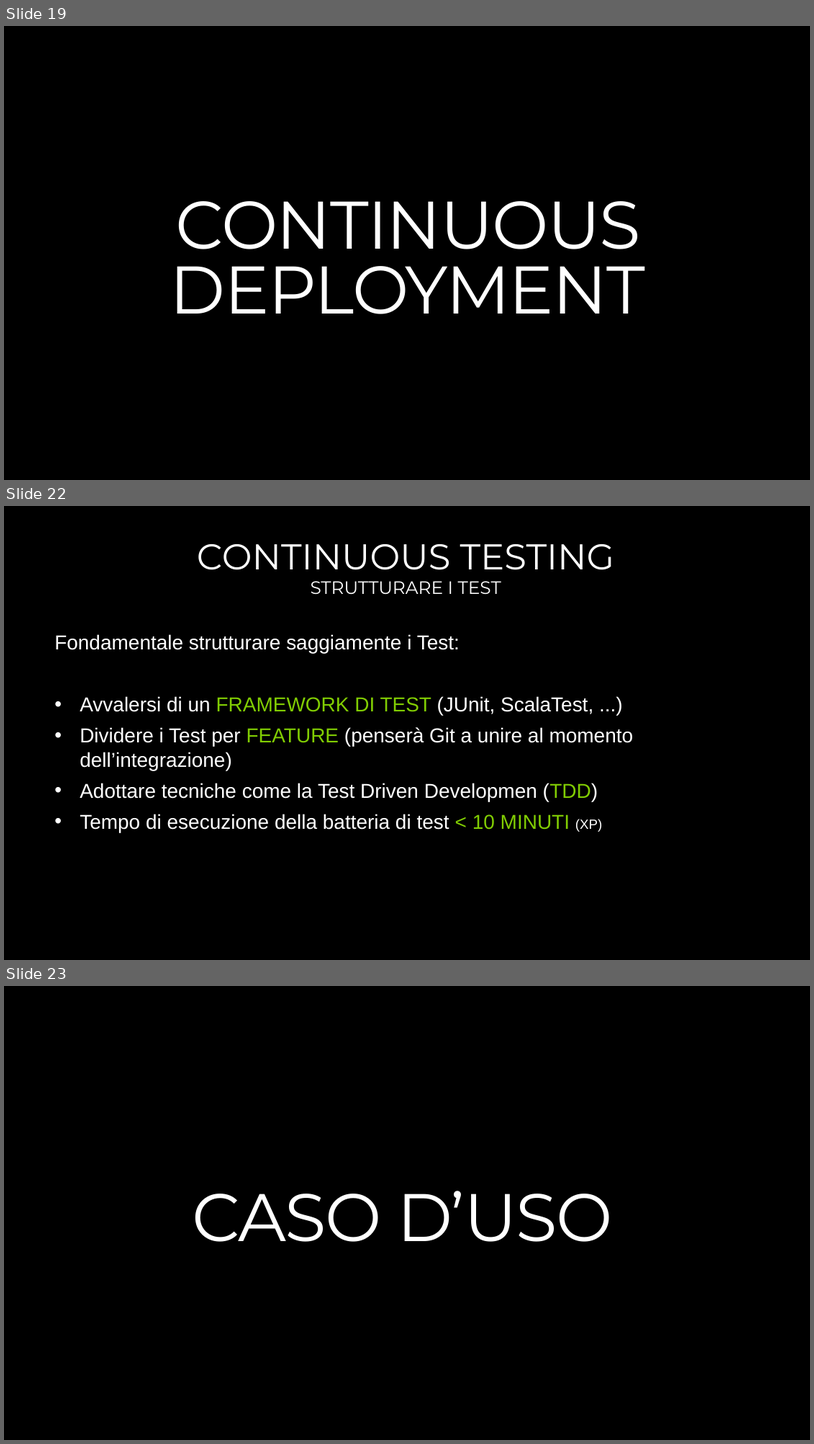
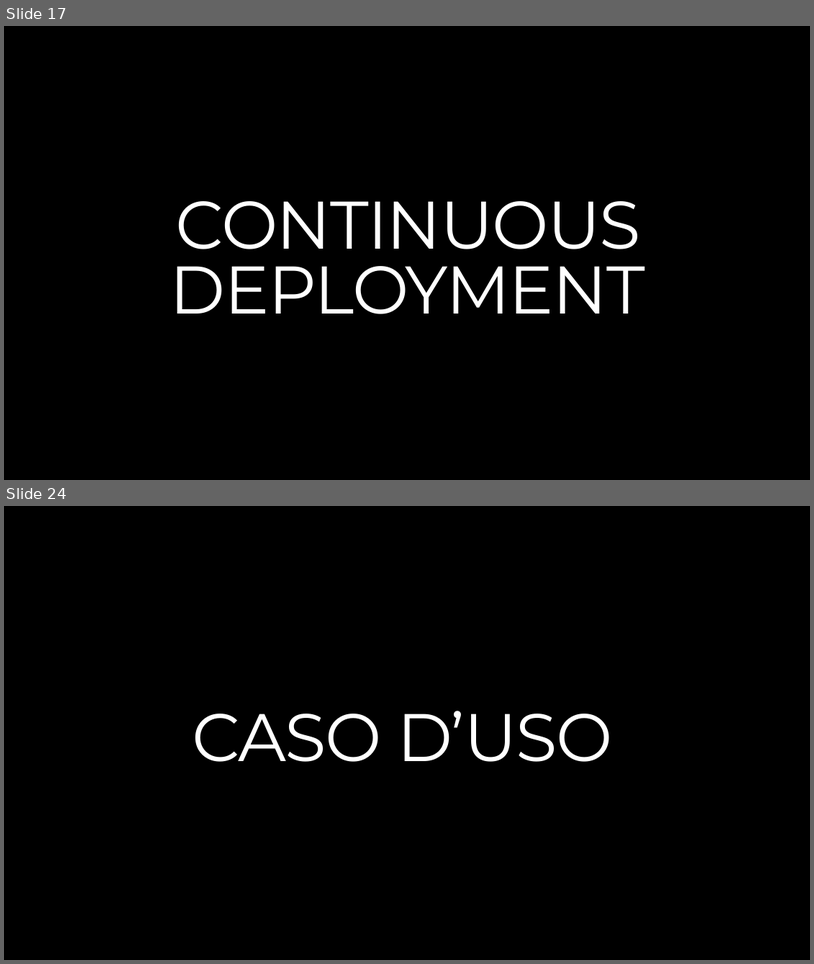
Before and after one commit to endless-upgrade/DevOpsHours, a slide deck: DEVOPS-3-TODO.pptx. Shown one above the other, each under a label of ours: slides 19, 22 and 23 before the commit, slides 17 and 24 after it; the slides between them are not shown. The pictures are 814x1444 and 814x964 pixels, drawn with LibreOffice and Linux fonts; fonts in the diff are those of the drawing; background and template pictures are left out. Boxes give left, top, right and bottom in pixels: in the first picture for what was removed or moved away, otherwise in the second. Text is boxed around its words. In the diff, an @@ line names an element or a change of style, - is before the commit and + after.

```diff
--- a/DEVOPS-3-TODO.pptx
+++ b/DEVOPS-3-TODO.pptx
@@ slide 22 removed at box(4, 506, 810, 960), background #000000 @@
@@ title removed at box(197, 544, 615, 570) @@
-CONTINUOUS TESTING
@@ subtitle removed at box(311, 581, 502, 594) @@
-STRUTTURARE I TEST
@@ text removed at box(54, 634, 634, 832) @@
-Fondamentale strutturare saggiamente i Test:
-• Avvalersi di un FRAMEWORK DI TEST (JUnit, ScalaTest, ...)
-• Dividere i Test per FEATURE (penserà Git a unire al momento dell’integrazione)
-• Adottare tecniche come la Test Driven Developmen (TDD)
-• Tempo di esecuzione della batteria di test < 10 MINUTI (XP)
@@ what was slide 19 is now slide 17 @@
@@ what was slide 23 is now slide 24 @@
```
Also in this commit, not shown: 2 slides changed, 15 slides added, 13 other slides removed.
